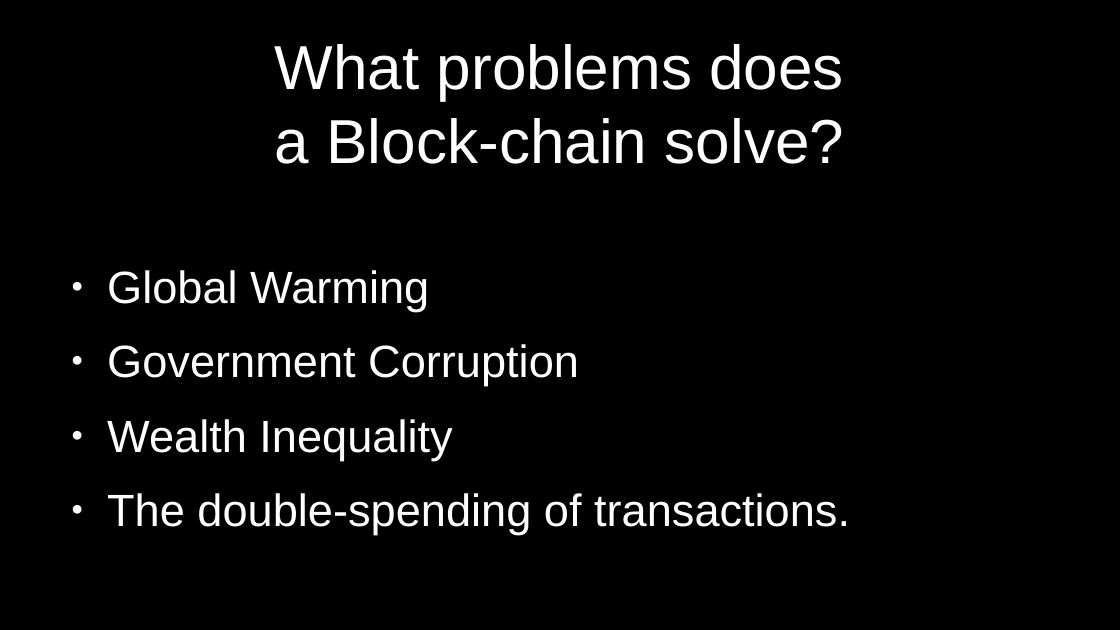
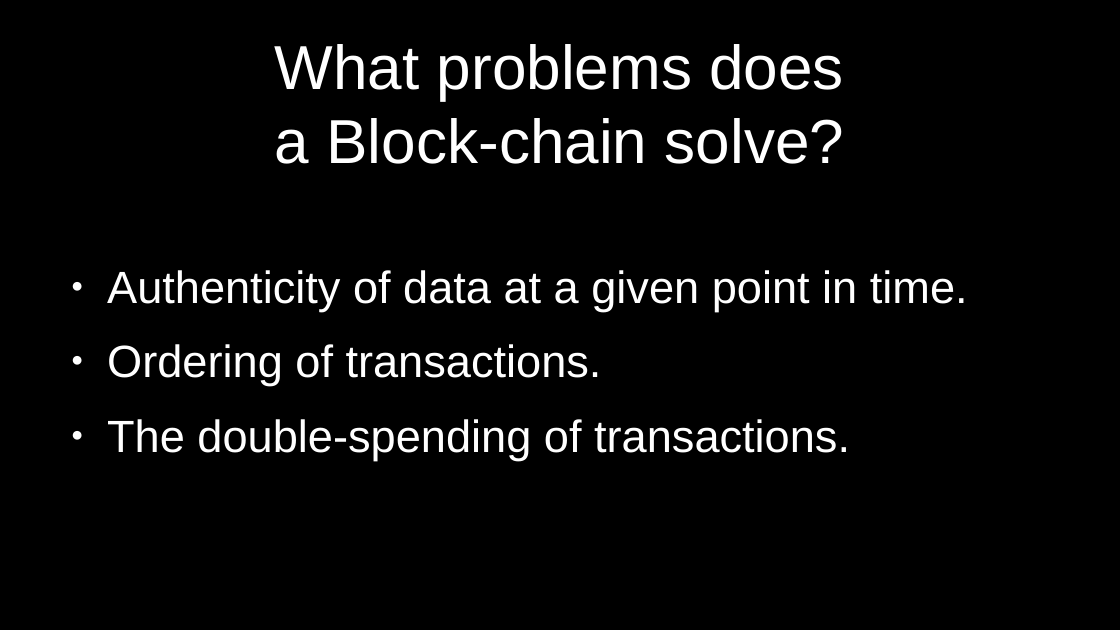
Before and after one commit to cmdruid/bitcoin-programming, a slide deck: slide 4 of slides/bitcoin-whitepaper-review.odp. Drawn at 1120x630 pixels with LibreOffice and Linux fonts; fonts in the diff are those of the drawing. Boxes give left, top, right and bottom in pixels: in the first picture for what was removed or moved away, otherwise in the second. Text is boxed around its words. In the diff, an @@ line names an element or a change of style, - is before the commit and + after.

```diff
--- a/slides/bitcoin-whitepaper-review.odp
+++ b/slides/bitcoin-whitepaper-review.odp
@@ text at (107,270,968,386): text changed @@
-● Global Warming
-● Government Corruption
-● Wealth Inequality
+● Authenticity of data at a given point in time.
+● Ordering of transactions.
```
Also in this commit, not shown: 6 other slides changed, 2 slides added, 3 slides removed, 1 other file.
